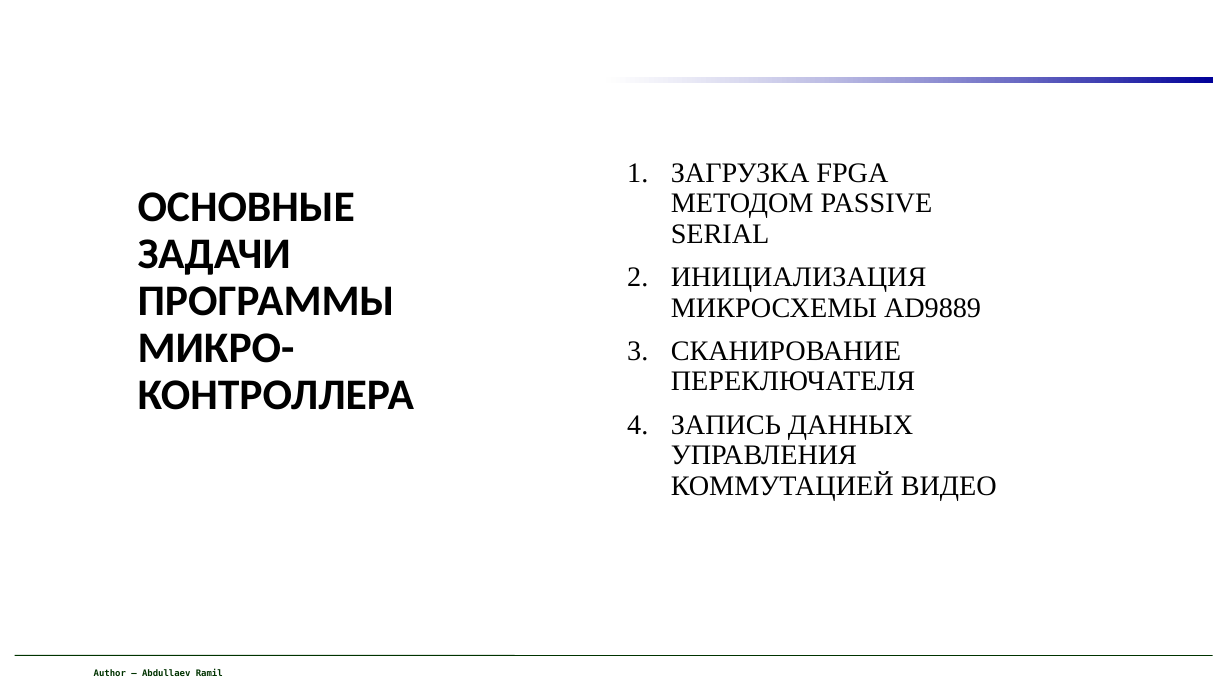
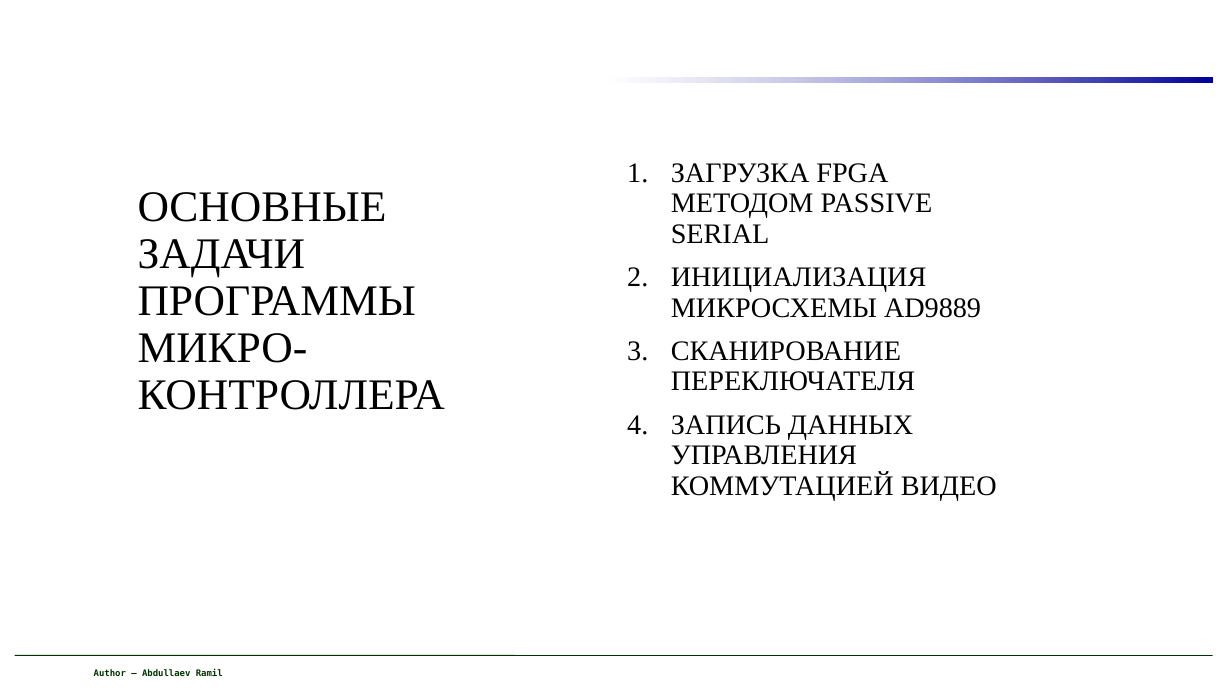
Before and after one commit to ramilabdullaev/diplom, a slide deck: slide 5 of Prezentarea_A.Ramil.ppt. Drawn at 1232x693 pixels with LibreOffice and Linux fonts; fonts in the diff are those of the drawing; background and template pictures are left out. Boxes give left, top, right and bottom in pixels: in the first picture for what was removed or moved away, otherwise in the second. Text is boxed around its words. In the diff, an @@ line names an element or a change of style, - is before the commit and + after.

```diff
--- a/Prezentarea_A.Ramil.ppt
+++ b/Prezentarea_A.Ramil.ppt
@@ text "ОСНОВНЫЕ ЗАДАЧИ ПРОГРАММЫ МИКРО- КОНТРОЛЛЕРА" at [138, 192, 445, 410]: font Calibri to Times New Roman, bold off @@
```
Also in this commit, not shown: 3 other slides changed, 3 slides added.
